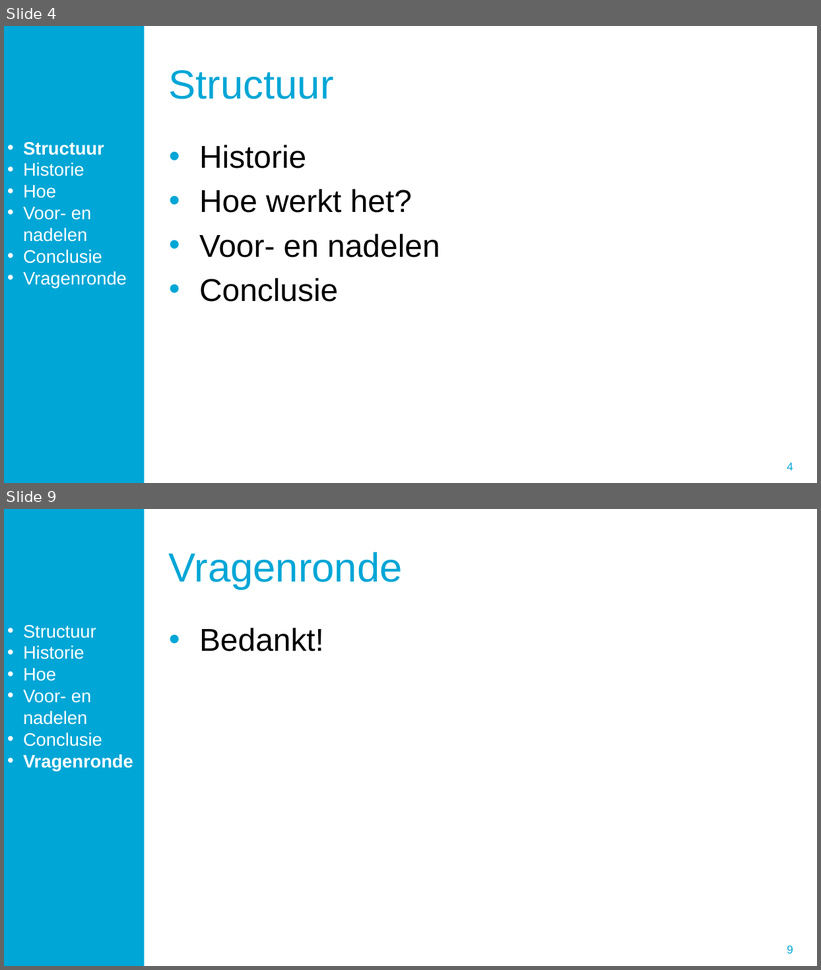
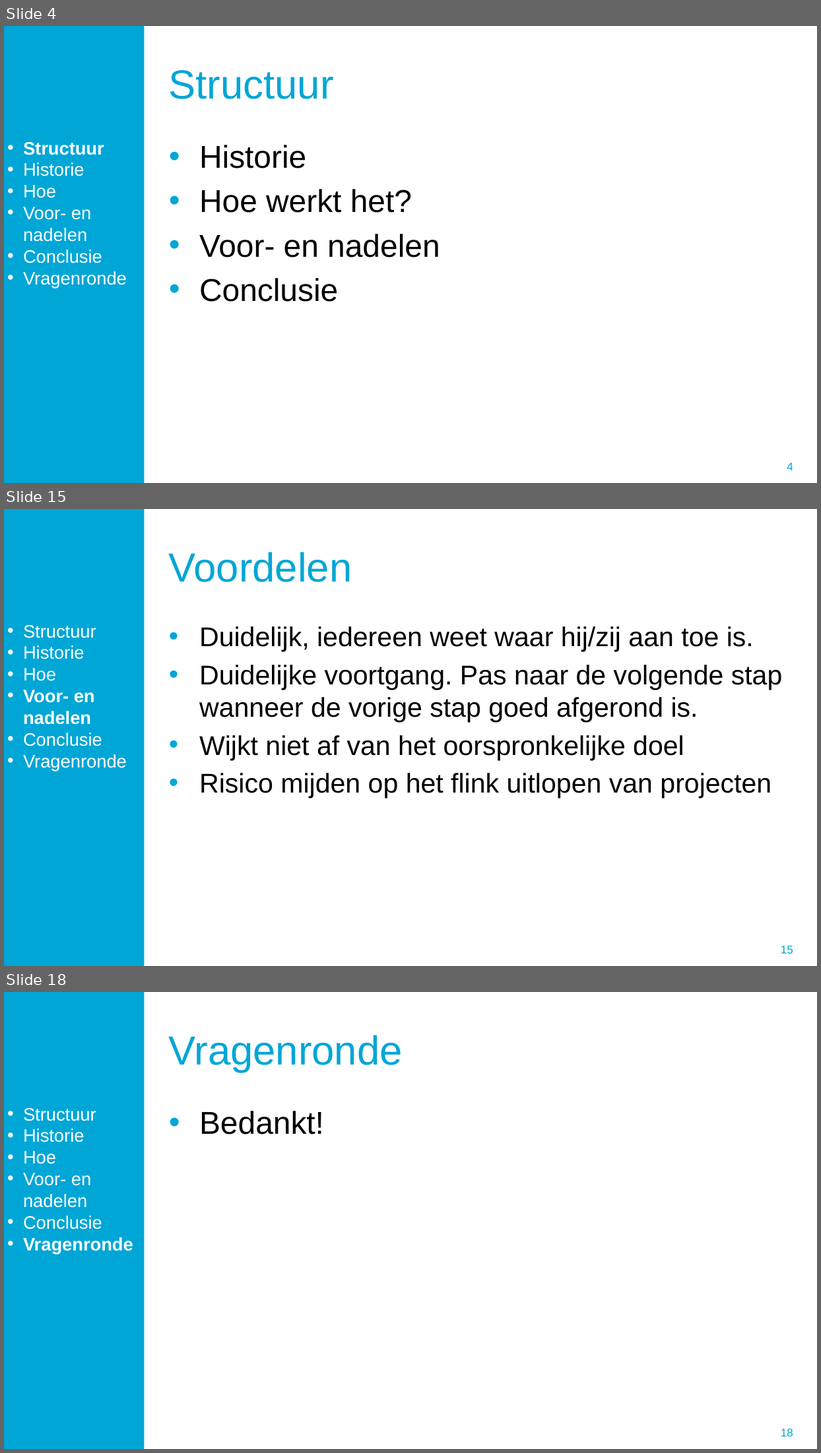
Before and after one commit to Kooltje123/TB241IA_Groep14, a slide deck: Presentatie/Presentatie.pptx. Shown one above the other, each under a label of ours: slides 4 and 9 before the commit, slides 4, 15 and 18 after it; the slides between them are not shown. The pictures are 821x970 and 821x1453 pixels, drawn with LibreOffice and Linux fonts; fonts in the diff are those of the drawing; background and template pictures are left out. Boxes give left, top, right and bottom in pixels: in the first picture for what was removed or moved away, otherwise in the second. Text is boxed around its words. In the diff, an @@ line names an element or a change of style, - is before the commit and + after.

```diff
--- a/Presentatie/Presentatie.pptx
+++ b/Presentatie/Presentatie.pptx
@@ slide 15 added at (x1=4, y1=509, x2=817, y2=966), background #FFFFFF; not listed: 2 template elements that a slide beside it also shows @@
@@ title added at (x1=169, y1=552, x2=352, y2=582), 36 pt, text #00A6D6 @@
+Voordelen
@@ text added at (x1=23, y1=625, x2=127, y2=771), 16 pt, text #FFFFFF @@
+• Structuur
+• Historie
+• Hoe
+• Voor- en nadelen
+• Conclusie
+• Vragenronde
@@ text added at (x1=199, y1=626, x2=783, y2=798), 24 pt, text #000000 @@
+• Duidelijk, iedereen weet waar hij/zij aan toe is.
+• Duidelijke voortgang. Pas naar de volgende stap wanneer de vorige stap goed afgerond is.
+• Wijkt niet af van het oorspronkelijke doel
+• Risico mijden op het flink uitlopen van projecten
@@ what was slide 9 is now slide 18 @@
@@ page number at (x1=781, y1=1429, x2=793, y2=1437): text changed @@
-9
+18
```
Also in this commit, not shown: 12 other slides added, 4 slides removed, 1 other file.
